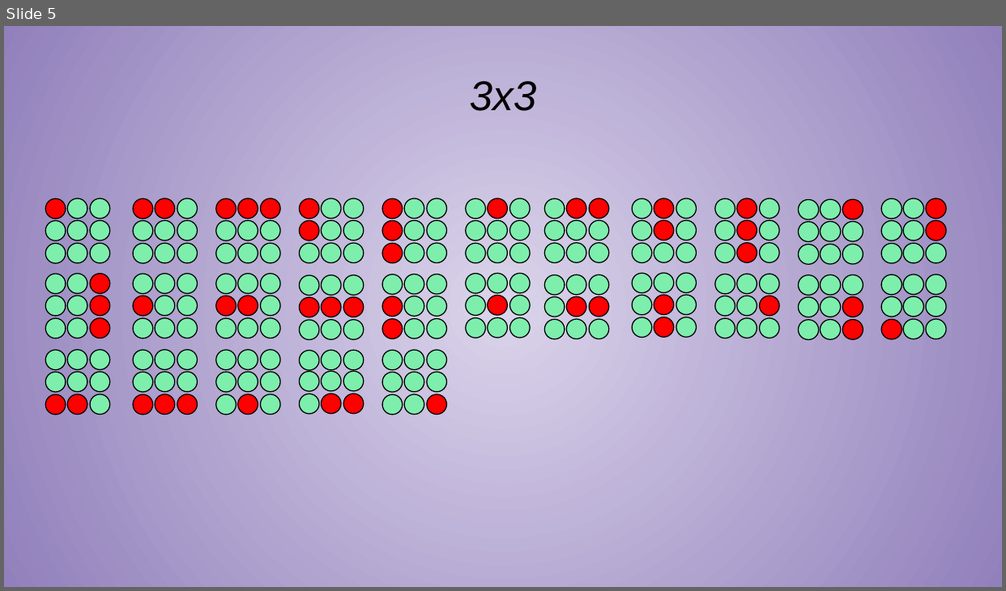
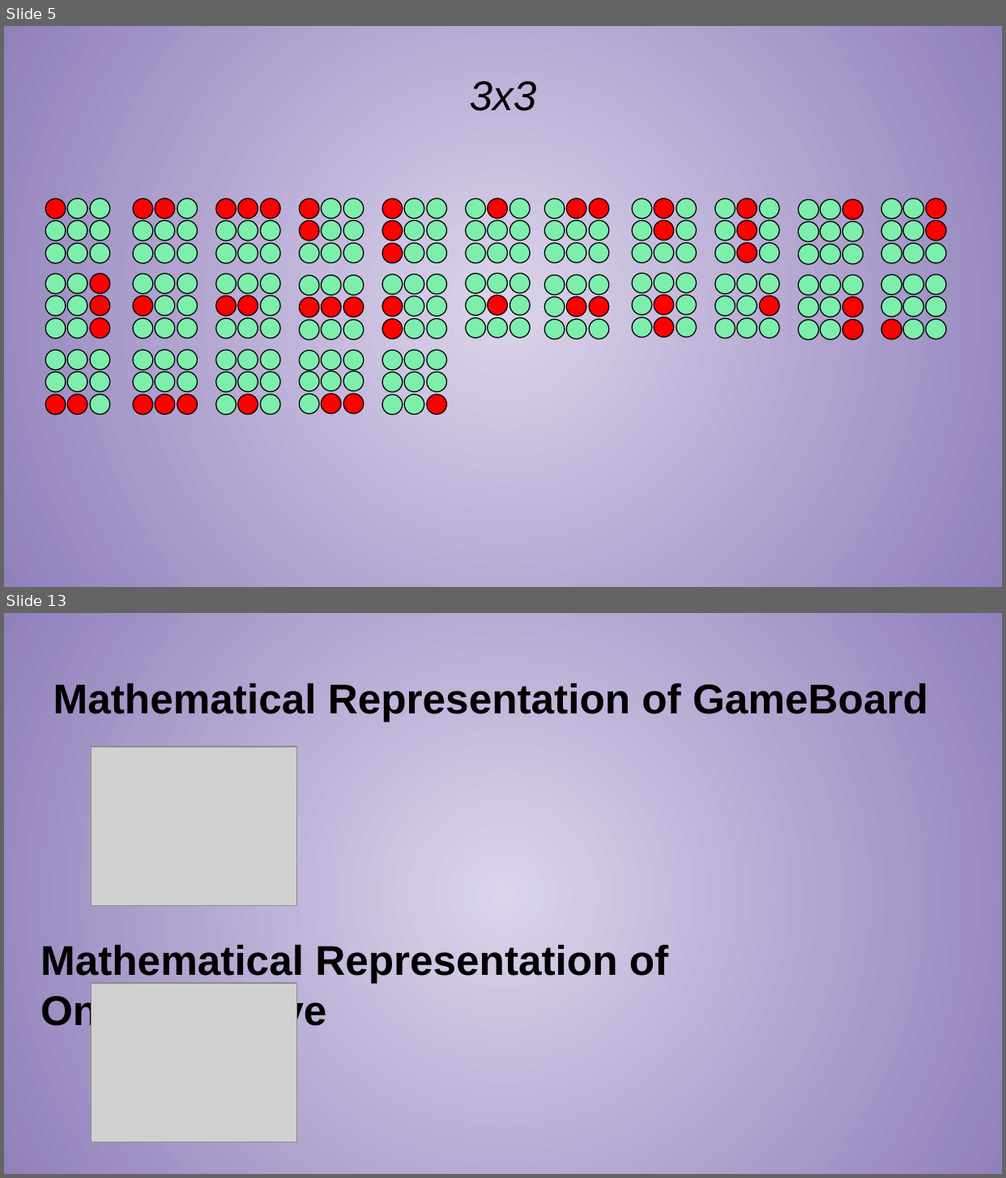
Before and after one commit to Gulaabihaathee/_Graphical_Combinatorics, a slide deck: BALLS.pptx. Shown one above the other, each under a label of ours: slide 5 before the commit, slides 5 and 13 after it; the slides between them are not shown. The pictures are 1006x591 and 1006x1178 pixels, drawn with LibreOffice and Linux fonts; fonts in the diff are those of the drawing; grey boxes stand for pictures. Boxes give left, top, right and bottom in pixels: in the first picture for what was removed or moved away, otherwise in the second. Text is boxed around its words. In the diff, an @@ line names an element or a change of style, - is before the commit and + after.

```diff
--- a/BALLS.pptx
+++ b/BALLS.pptx
@@ slide 13 added at (4,613,1002,1174), background gradient #DBD4EB to #9180BB @@
@@ text added at (53,683,928,722), 30 pt, text #000000, bold @@
+Mathematical Representation of GameBoard
@@ picture added at (91,747,296,905) @@
@@ text added at (40,945,668,1033), 30 pt, text #000000, bold @@
+Mathematical Representation of One_BallMove
@@ picture added at (91,983,296,1142) @@
```
Also in this commit, not shown: 2 other slides added.
